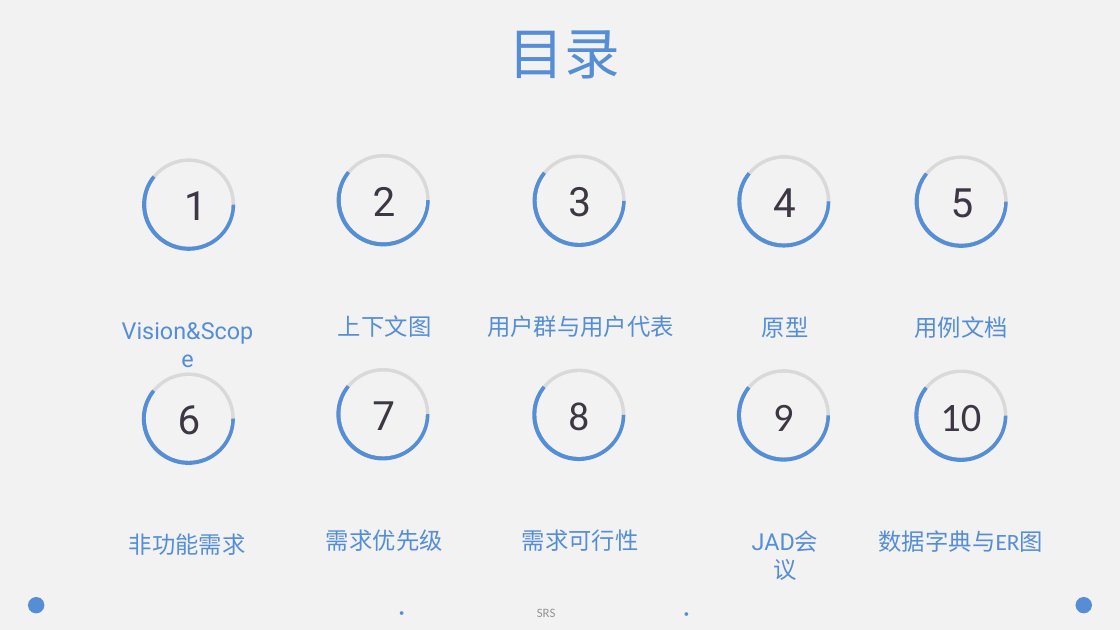
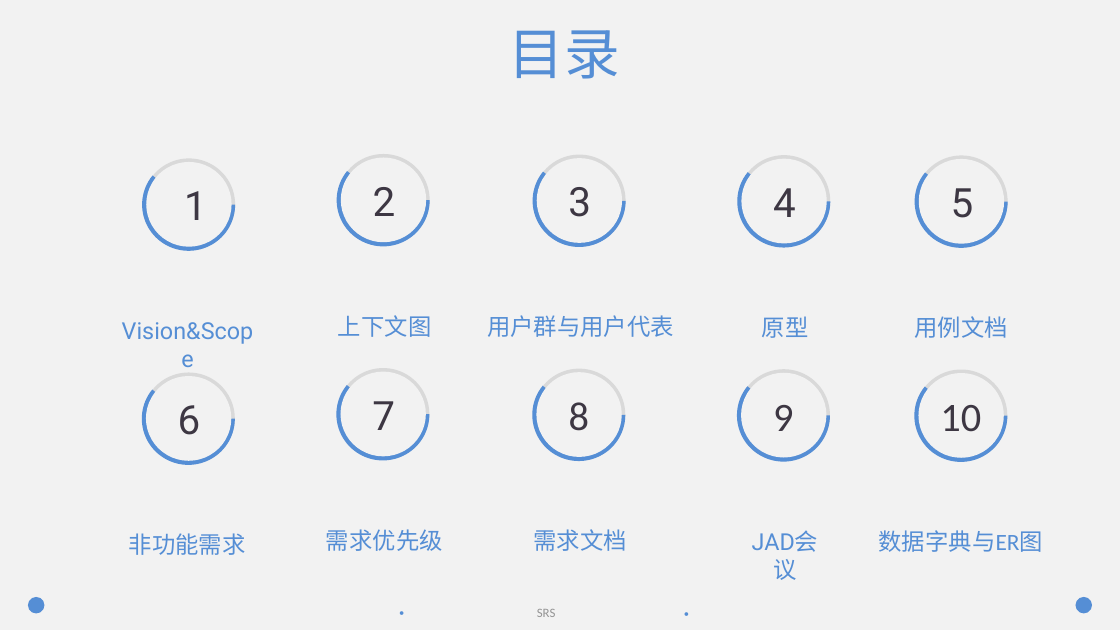
Before and after one commit to lenovo-wu/G016ZUCC-SRA2022, a slide deck: slide 2 of SRS评审.pptx. Drawn at 1120x630 pixels with LibreOffice and Linux fonts; fonts in the diff are those of the drawing. Boxes give left, top, right and bottom in pixels: in the first picture for what was removed or moved away, otherwise in the second. Text is boxed around its words. In the diff, an @@ line names an element or a change of style, - is before the commit and + after.

```diff
--- a/SRS评审.pptx
+++ b/SRS评审.pptx
@@ text at (x1=534, y1=529, x2=627, y2=551): text changed @@
-需求可行性
+需求文档
```
Also in this commit, not shown: 7 slides added, 2 slides removed.
